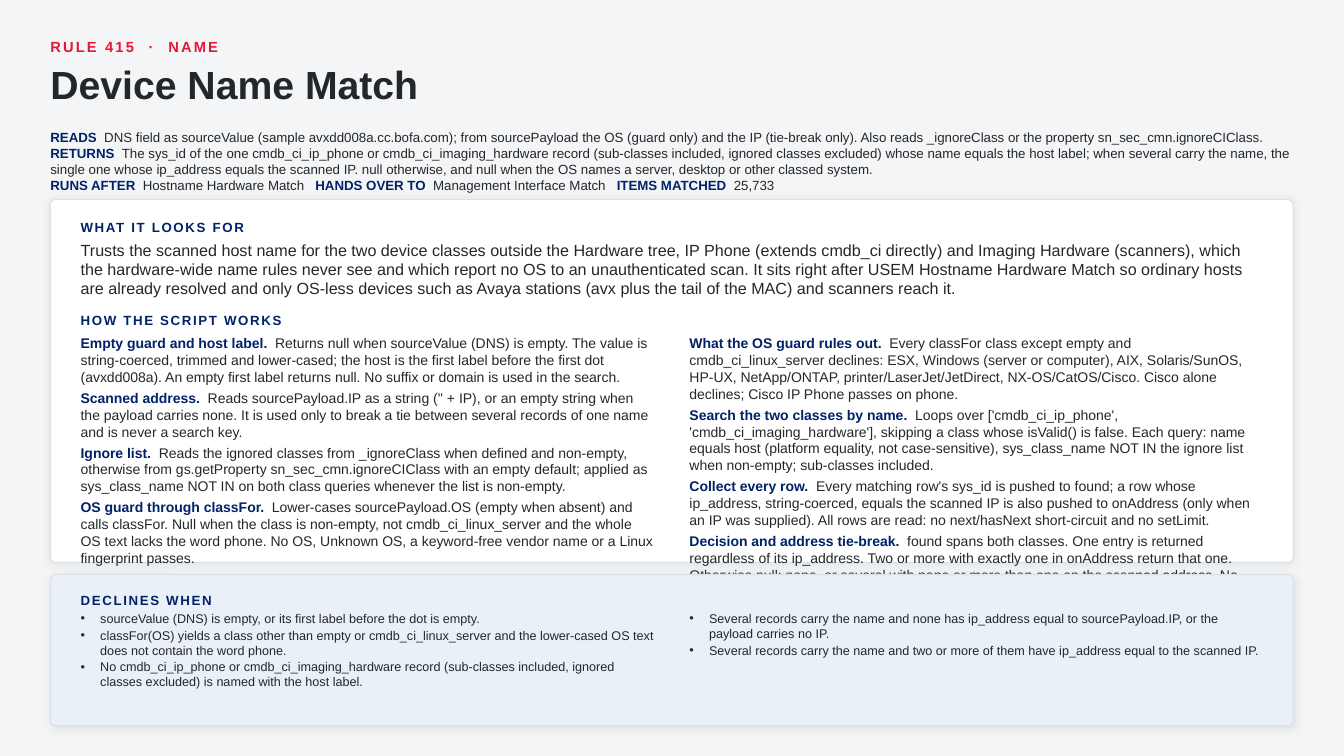
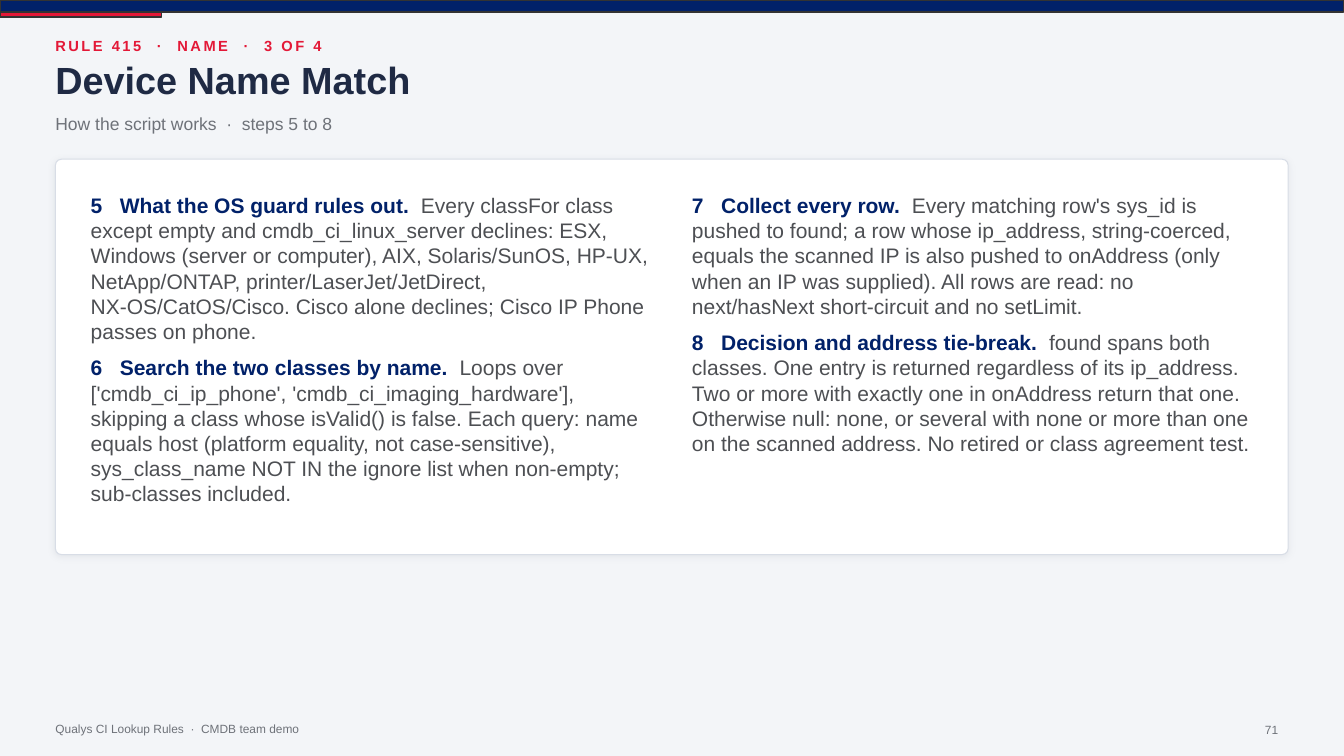
Before and after one commit to singhmihir/py, a slide deck: slide 71 of stories/qualys-ci-lookup-rules/Qualys CI Lookup Rules - CMDB Team Demo.pptx (slide 45 before the commit). Drawn at 1344x756 pixels with LibreOffice and Linux fonts; fonts in the diff are those of the drawing. Boxes give left, top, right and bottom in pixels: in the first picture for what was removed or moved away, otherwise in the second. Text is boxed around its words. In the diff, an @@ line names an element or a change of style, - is before the commit and + after.

```diff
--- a/stories/qualys-ci-lookup-rules/Qualys CI Lookup Rules - CMDB Team Demo.pptx
+++ b/stories/qualys-ci-lookup-rules/Qualys CI Lookup Rules - CMDB Team Demo.pptx
@@ background #F4F5F6 to #F3F5F8 @@
@@ rectangle added at [0,0,1344,12], fill #012169, outline #333333 1 pt @@
@@ rectangle added at [0,12,161,17], fill #E31837, outline #333333 1 pt @@
@@ text "Device Name Match" at [55,66,410,95]: size 28 to 27 pt, text colour #24272A to #1F2A44 @@
@@ text at [55,40,321,51]: text changed @@
-RULE 415 · NAME
+RULE 415 · NAME · 3 OF 4
@@ text at [55,117,332,134]: text changed; size 9.5 to 12.5 pt; text colour #012169 to #6E7279; bold off @@
-HOW THE SCRIPT WORKS
+How the script works · steps 5 to 8
@@ text "How the script works · ..." at [55,117,332,134]: vertical alignment middle to top @@
@@ text removed at [50,132,1289,193] @@
-READS DNS field as sourceValue (sample avxdd008a.cc.bofa.com); from sourcePayload the OS (guard only) and the IP (tie-break only). Also reads _ignoreClass or the property sn_sec_cmn.ignoreCIClass. RETURNS The sys_id of the one cmdb_ci_ip_phone or cmdb_ci_imaging_hardware record (sub-classes included, ignored classes excluded) whose name equals the host label; when several carry the name, the single one whose ip_address equals the scanned IP. null otherwise, and null when the OS names a server, desktop or other classed system.
-RUNS AFTER Hostname Hardware Match HANDS OVER TO Management Interface Match ITEMS MATCHED 25,733
@@ rounded rectangle: place and size @@
-rounded rectangle at [50,200,1294,563]
+rounded rectangle at [55,159,1289,555]
@@ rounded rectangle at [55,159,1289,555]: outline #DDE0E3 0.75 pt to #D8DDE6 0.75 pt; shadow changed; proportions changed @@
@@ text added at [91,197,648,501], 15 pt, text #4D4F53 @@
+5 What the OS guard rules out. Every classFor class except empty and cmdb_ci_linux_server declines: ESX, Windows (server or computer), AIX, Solaris/SunOS, HP-UX, NetApp/ONTAP, printer/LaserJet/JetDirect, NX-OS/CatOS/Cisco. Cisco alone declines; Cisco IP Phone passes on phone.
+6 Search the two classes by name. Loops over ['cmdb_ci_ip_phone', 'cmdb_ci_imaging_hardware'], skipping a class whose isValid() is false. Each query: name equals host (platform equality, not case-sensitive), sys_class_name NOT IN the ignore list when non-empty; sub-classes included.
@@ text at [692,197,1250,455]: text changed; size 10 to 15 pt; text colour #24272A to #4D4F53 @@
-• What the OS guard rules out. Every classFor class except empty and cmdb_ci_linux_server declines: ESX, Windows (server or computer), AIX, Solaris/SunOS, HP-UX, NetApp/ONTAP, printer/LaserJet/JetDirect, NX-OS/CatOS/Cisco. Cisco alone declines; Cisco IP Phone passes on phone.
-• Search the two classes by name. Loops over ['cmdb_ci_ip_phone', 'cmdb_ci_imaging_hardware'], skipping a class whose isValid() is false. Each query: name equals host (platform equality, not case-sensitive), sys_class_name NOT IN the ignore list when non-empty; sub-classes included.
-• Collect every row. Every matching row's sys_id is pushed to found; a row whose ip_address, string-coerced, equals the scanned IP is also pushed to onAddress (only when an IP was supplied). All rows are read: no next/hasNext short-circuit and no setLimit.
-• Decision and address tie-break. found spans both classes. One entry is returned regardless of its ip_address. Two or more with exactly one in onAddress return that one. Otherwise null: none, or several with none or more than one on the scanned address. No retired or class agreement test.
+7 Collect every row. Every matching row's sys_id is pushed to found; a row whose ip_address, string-coerced, equals the scanned IP is also pushed to onAddress (only when an IP was supplied). All rows are read: no next/hasNext short-circuit and no setLimit.
+8 Decision and address tie-break. found spans both classes. One entry is returned regardless of its ip_address. Two or more with exactly one in onAddress return that one. Otherwise null: none, or several with none or more than one on the scanned address. No retired or class agreement test.
@@ text removed at [81,214,1291,240] @@
-WHAT IT LOOKS FOR
@@ text removed at [81,244,1243,298] @@
-Trusts the scanned host name for the two device classes outside the Hardware tree, IP Phone (extends cmdb_ci directly) and Imaging Hardware (scanners), which the hardware-wide name rules never see and which report no OS to an unauthenticated scan. It sits right after USEM Hostname Hardware Match so ordinary hosts are already resolved and only OS-less devices such as Avaya stations (avx plus the tail of the MAC) and scanners reach it.
@@ text removed at [81,338,653,566] @@
-• Empty guard and host label. Returns null when sourceValue (DNS) is empty. The value is string-coerced, trimmed and lower-cased; the host is the first label before the first dot (avxdd008a). An empty first label returns null. No suffix or domain is used in the search.
-• Scanned address. Reads sourcePayload.IP as a string ('' + IP), or an empty string when the payload carries none. It is used only to break a tie between several records of one name and is never a search key.
-• Ignore list. Reads the ignored classes from _ignoreClass when defined and non-empty, otherwise from gs.getProperty sn_sec_cmn.ignoreCIClass with an empty default; applied as sys_class_name NOT IN on both class queries whenever the list is non-empty.
-• OS guard through classFor. Lower-cases sourcePayload.OS (empty when absent) and calls classFor. Null when the class is non-empty, not cmdb_ci_linux_server and the whole OS text lacks the word phone. No OS, Unknown OS, a keyword-free vendor name or a Linux fingerprint passes.
@@ rounded rectangle removed at [50,575,1294,726] @@
@@ text removed at [81,595,212,605] @@
-DECLINES WHEN
@@ text removed at [100,614,653,689] @@
-• sourceValue (DNS) is empty, or its first label before the dot is empty.
-• classFor(OS) yields a class other than empty or cmdb_ci_linux_server and the lower-cased OS text does not contain the word phone.
-• No cmdb_ci_ip_phone or cmdb_ci_imaging_hardware record (sub-classes included, ignored classes excluded) is named with the host label.
@@ text removed at [709,614,1259,658] @@
-• Several records carry the name and none has ip_address equal to sourcePayload.IP, or the payload carries no IP.
-• Several records carry the name and two or more of them have ip_address equal to the scanned IP.
@@ text added at [55,724,299,736], 8.5 pt, text #6E7279 @@
+Qualys CI Lookup Rules · CMDB team demo
@@ page number added at [1265,726,1278,734], 8.5 pt, text #6E7279 @@
+71
```
Also in this commit, not shown: 85 other slides changed, 48 slides added, 3 other files.
